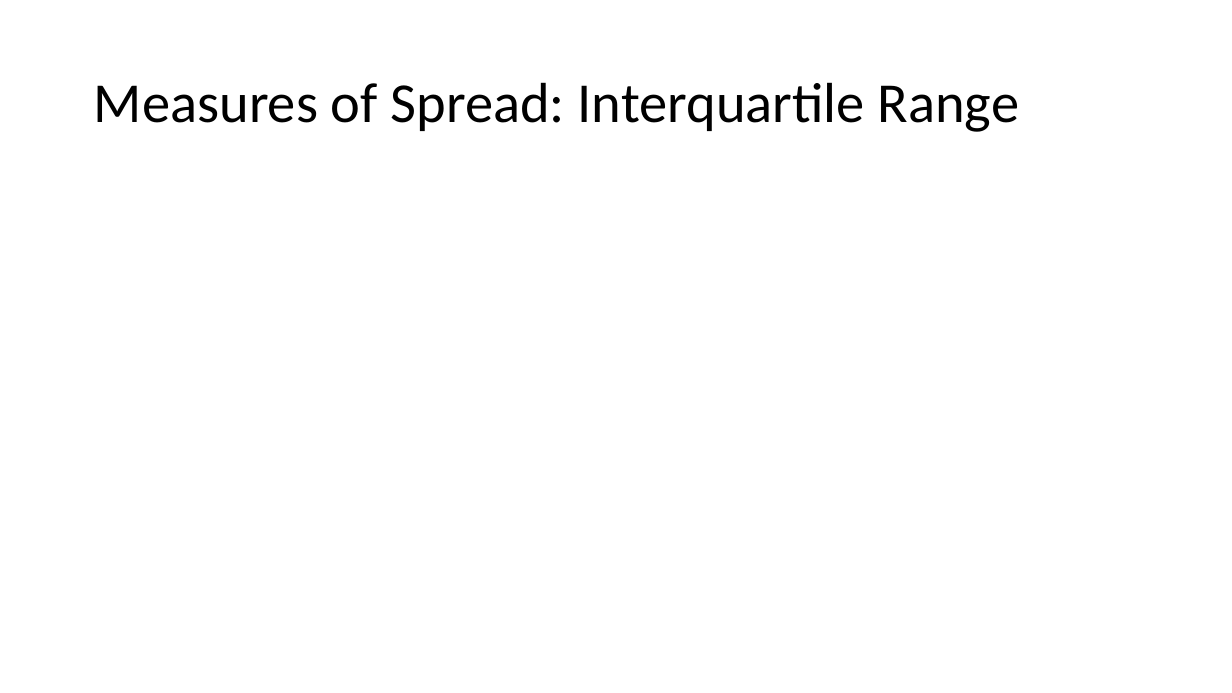
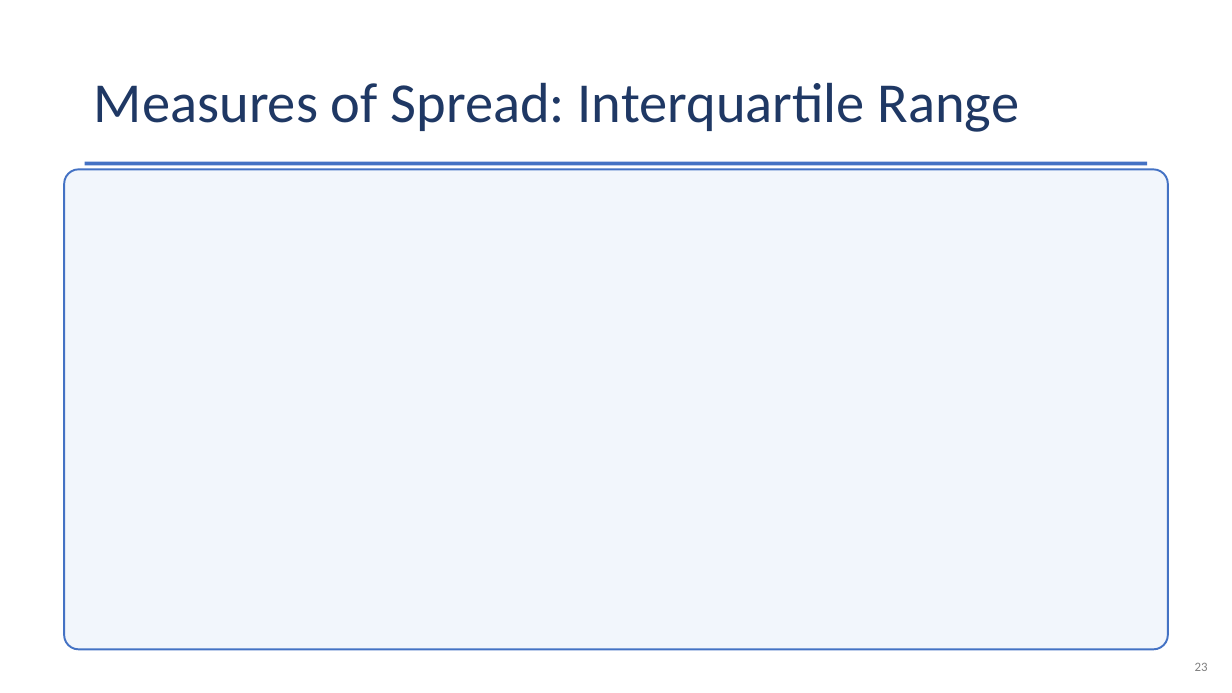
Before and after one commit to Jarred6068/Kvamme_UI_STAT251, a slide deck: slide 23 of docs/lecture_slides/Week 2/Week2_Lecture5_slides_1_19_2024.pptx. Drawn at 1232x693 pixels with LibreOffice and Linux fonts; fonts in the diff are those of the drawing; grey boxes stand for pictures. Boxes give left, top, right and bottom in pixels: in the first picture for what was removed or moved away, otherwise in the second. Text is boxed around its words. In the diff, an @@ line names an element or a change of style, - is before the commit and + after.

```diff
--- a/docs/lecture_slides/Week 2/Week2_Lecture5_slides_1_19_2024.pptx
+++ b/docs/lecture_slides/Week 2/Week2_Lecture5_slides_1_19_2024.pptx
@@ title "Measures of Spread: Interquartile Range" at (x1=94, y1=82, x2=1019, y2=132): text colour #000000 to #1F3864 @@
@@ rounded rectangle added at (x1=64, y1=169, x2=1167, y2=649), fill #F2F6FC, outline #4472C4 1.5 pt @@
@@ rectangle added at (x1=85, y1=162, x2=1148, y2=165), fill #4472C4 @@
@@ text added at (x1=1195, y1=663, x2=1208, y2=671), 10 pt, text #808080 @@
+23
```
Also in this commit, not shown: 31 other slides changed, 3 slides added, 3 slides removed, 1 other file.
